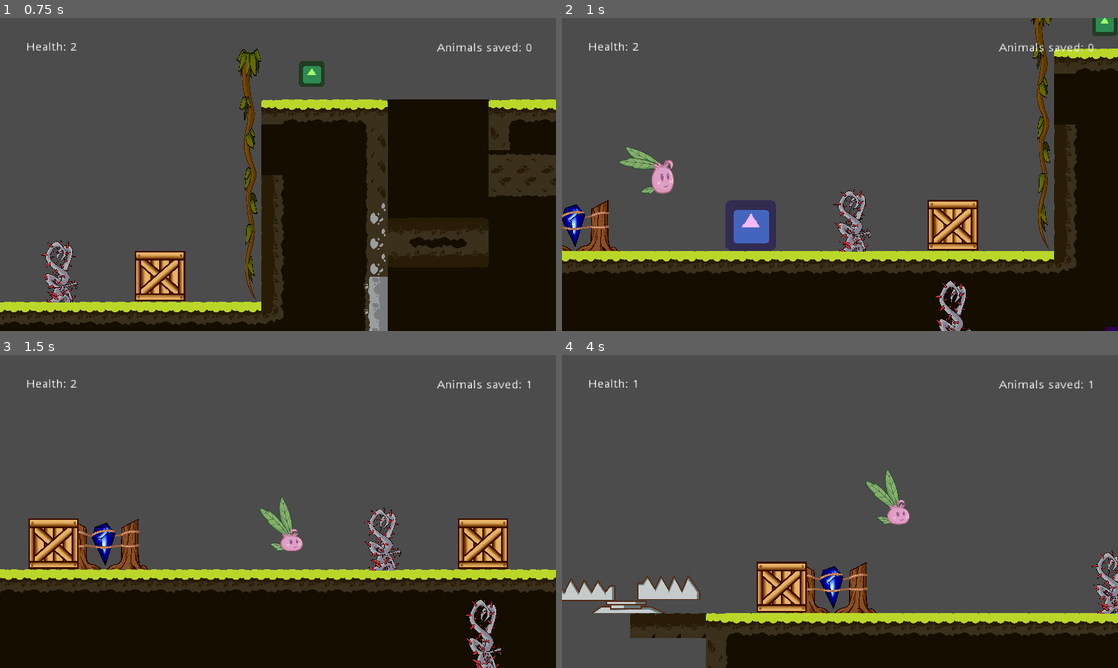
Above: before the commit, frames 1-4 (two rows, left to right).
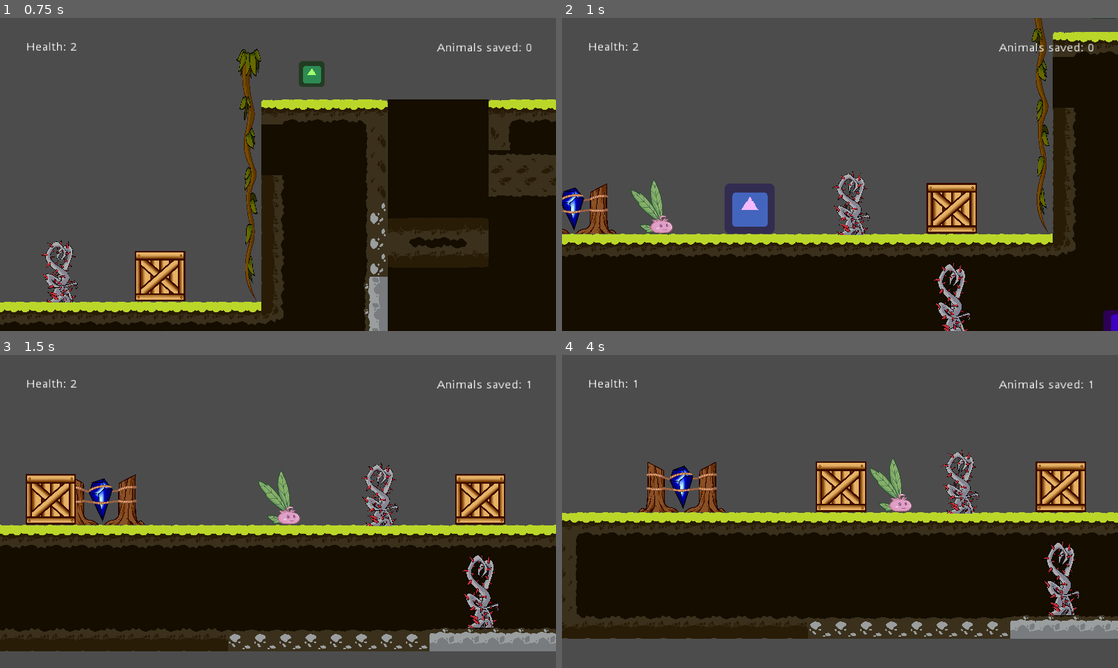
Above: after the commit, the same moments.

Repository: DamianKoch1/OnionsAdventure
Game: Godot game, scene res://Levels/Prototype 0.tscn
Same seed, same stepped clock (60 frames per second), same inputs: the game is played once before the commit and once after it. The engine's default icon, where the game draws it, is replaced by a stand-in: a white triangle on a blue panel in a dark square.
Inputs:
- Up to frame 1 (0.75 s): hold Right (ui_right) from 0.53 s (still down); tap Space (jump) at 0.6 s
- Up to frame 2 (1 s): keep holding Right (ui_right); tap Space (jump) at 0.77 s
- Up to frame 3 (1.5 s): keep holding Right (ui_right); tap Space (jump) at 1.07 s; tap E (push) at 1.35 s
- Up to frame 4 (4 s): tap Space (jump) at 1.52, 1.55, 1.82, 2.1, 3.02, 3.05, 3.32, 3.6, 3.77 s; release Right (ui_right) at 2.03 s; hold Left (ui_left) 2.03-2.78 s; hold Right (ui_right) from 2.78 s (still down); tap E (push) at 2.85 s

Frame 1 is identical in both runs. In frame 2, 18% of the frame differs, in the area x 0-100%, y 0-100%; in frame 3, 35%; in frame 4, 50%, in the area x 0-100%, y 30-100%.

Commit message:
added ghostjump (more forgiving jump timing when running off a cliff)

Diff:
--- a/Levels/Level 2.tscn
+++ b/Levels/Level 2.tscn
@@ -40,7 +40,7 @@
 
 [node name="Onion" parent="." index="1"]
 
-position = Vector2( -150, 50 )
+position = Vector2( 2176, -672 )
 
 [node name="TileMap" parent="." index="2"]
 
--- a/Objects/Box/Box.gd
+++ b/Objects/Box/Box.gd
@@ -64,4 +64,5 @@
 func _on_damageArea_body_entered(body):
 	if damageCD == 0 && body.name == "Onion":
 		damageCD = 1
-		body.health = max(body.health - 1, 0)
+		if motion.y >= 70:
+			body.health = max(body.health - 1, 0)
--- a/Player/Player.gd
+++ b/Player/Player.gd
@@ -9,6 +9,8 @@
 
 onready var worldNode = get_parent()
 onready var ray = $RayCast2D
+
+onready var ghostjumpTimeframe = 0
 
 export var movespeed = 250
 export var gravity = 20
@@ -56,6 +58,7 @@
 			global_scale.x = 0.5
 			global_scale.y = 0.5
 			newAnim = "Onion_JumpDown"
+
 		climb:
 			global_scale.x = 0.5
 			global_scale.y = 0.5
@@ -72,8 +75,10 @@
 	global.currLevelId = int(get_parent().name)
 
 
+
 func _physics_process(delta):
 	if state != dead:
+		ghostjumpTimeframe = max(ghostjumpTimeframe - delta, 0)
 		if newAnim != anim:
 			anim = newAnim
 			$AnimationPlayer.play(anim)
@@ -100,11 +105,15 @@
 				motion.y = 0
 
 		if Input.is_action_pressed("ui_right"):
+			if is_on_floor():
+				ghostjumpTimeframe = 0.5
 			motion.x = movespeed
 			$Sprite.scale.x = 1
 			if is_on_floor() && state != climb:
 				setState(run)
 		elif Input.is_action_pressed("ui_left"):
+			if is_on_floor():
+				ghostjumpTimeframe = 0.5
 			motion.x = -movespeed
 			$Sprite.scale.x = -1
 			if is_on_floor() && state != climb:
@@ -112,11 +121,16 @@
 		else:
 			motion.x = 0
 
+		if  ghostjumpTimeframe!= 0:
+			if Input.is_action_just_pressed("jump"):
+				motion.y = -jumpheight
+				ghostjumpTimeframe = 0
+
 		if ray.is_colliding() && global_position.distance_to(ray.get_collision_point()) <= 30 && abs(motion.y) <= 70:
 			if motion.x == 0 && state != climb:
 				setState(idle)
-			if Input.is_action_just_pressed("jump"):
-				motion.y = -jumpheight
+				if Input.is_action_just_pressed("jump"):
+					motion.y = -jumpheight
 		else:
 			if state != climb:
 				if motion.y > 40:
